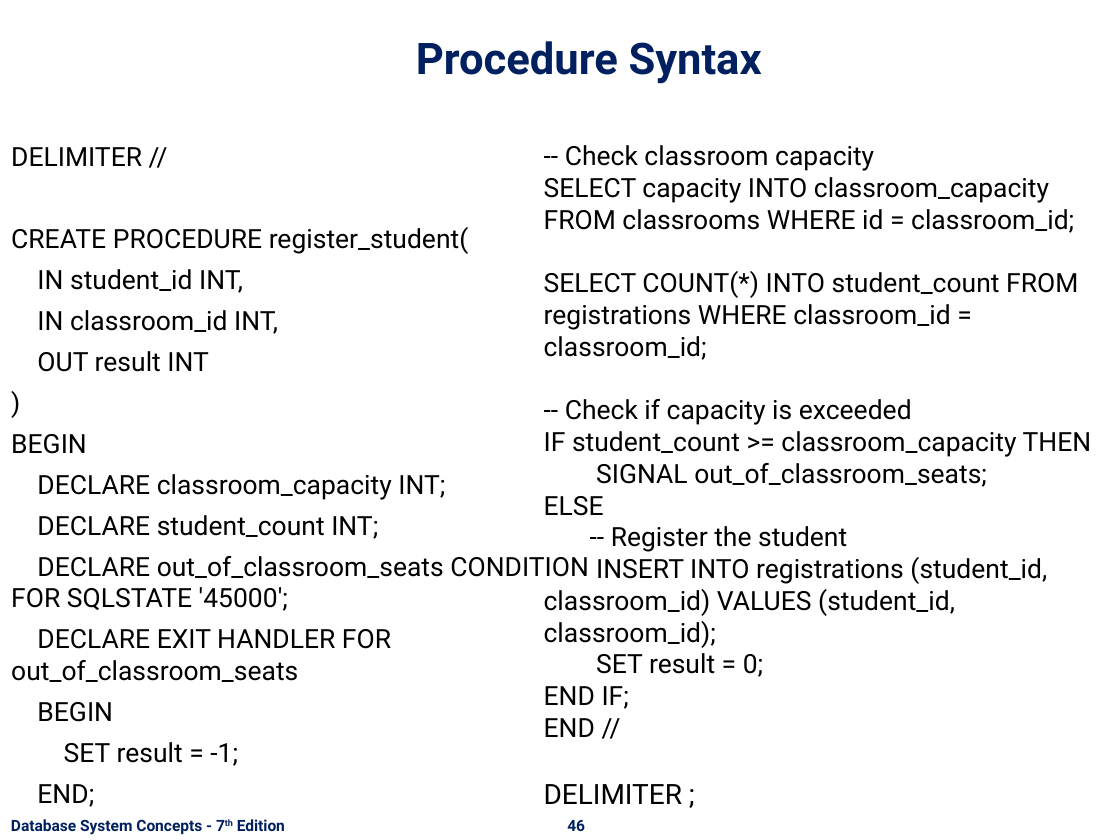
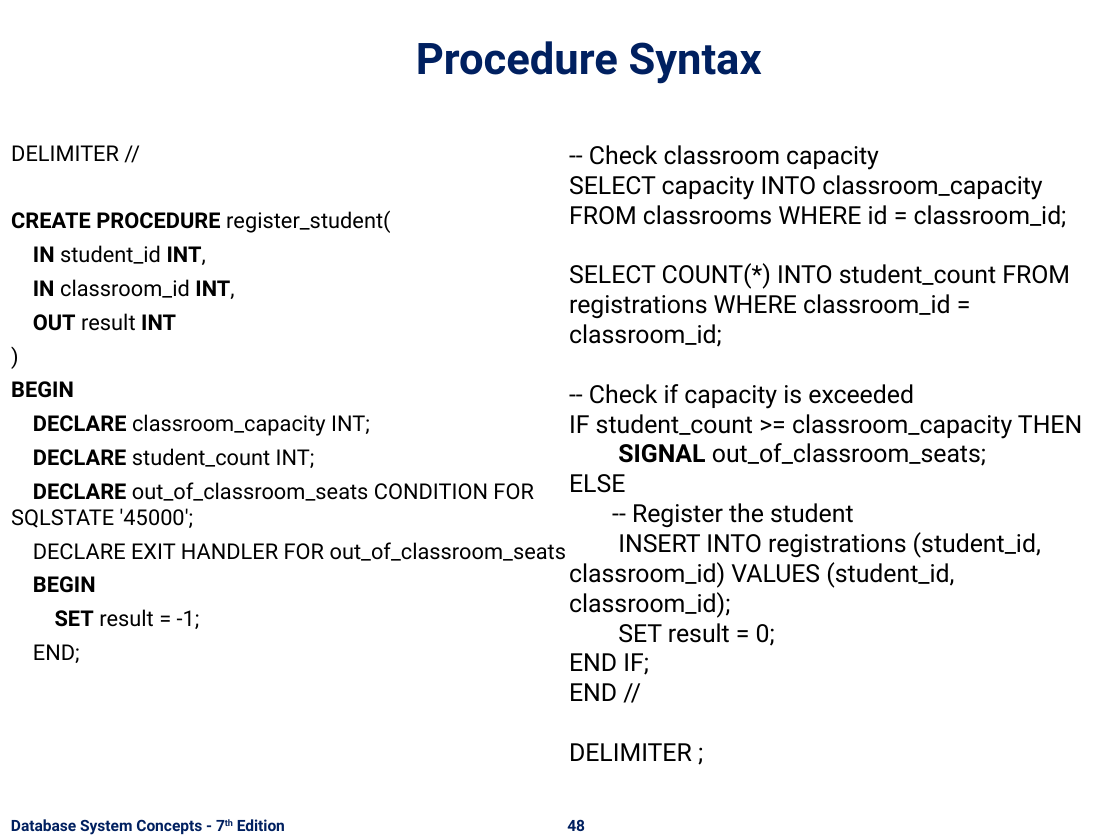
Before and after one commit to nashurgessa/DB-practices, a slide deck: slide 48 of Slides/L18-24 Advanced SQL.pptx (slide 46 before the commit). Drawn at 1120x840 pixels with LibreOffice and Linux fonts; fonts in the diff are those of the drawing; background and template pictures are left out. Boxes give left, top, right and bottom in pixels: in the first picture for what was removed or moved away, otherwise in the second. Text is boxed around its words. In the diff, an @@ line names an element or a change of style, - is before the commit and + after.

```diff
--- a/Slides/L18-24 Advanced SQL.pptx
+++ b/Slides/L18-24 Advanced SQL.pptx
@@ text "DELIMITER //" at [11, 145, 566, 663]: size 17 to 14 pt; bold on in "CREATE PROCEDURE", "IN INT,", "IN INT,", "OUT INT" and 6 more places; less space between paragraphs @@
@@ text "-- Check classroom capacity": place and size @@
-text "-- Check classroom capacity" at [544, 145, 1092, 804]
+text "-- Check classroom capacity" at [569, 145, 1082, 761]
@@ text "-- Check classroom capacity" at [569, 145, 1082, 761]: size 17 to 16 pt; bold on in "SIGNAL"; size 18 to 16 pt in "DELIMITER ;" @@
```
Also in this commit, not shown: 12 other slides changed, 2 slides added, 3 other files.
